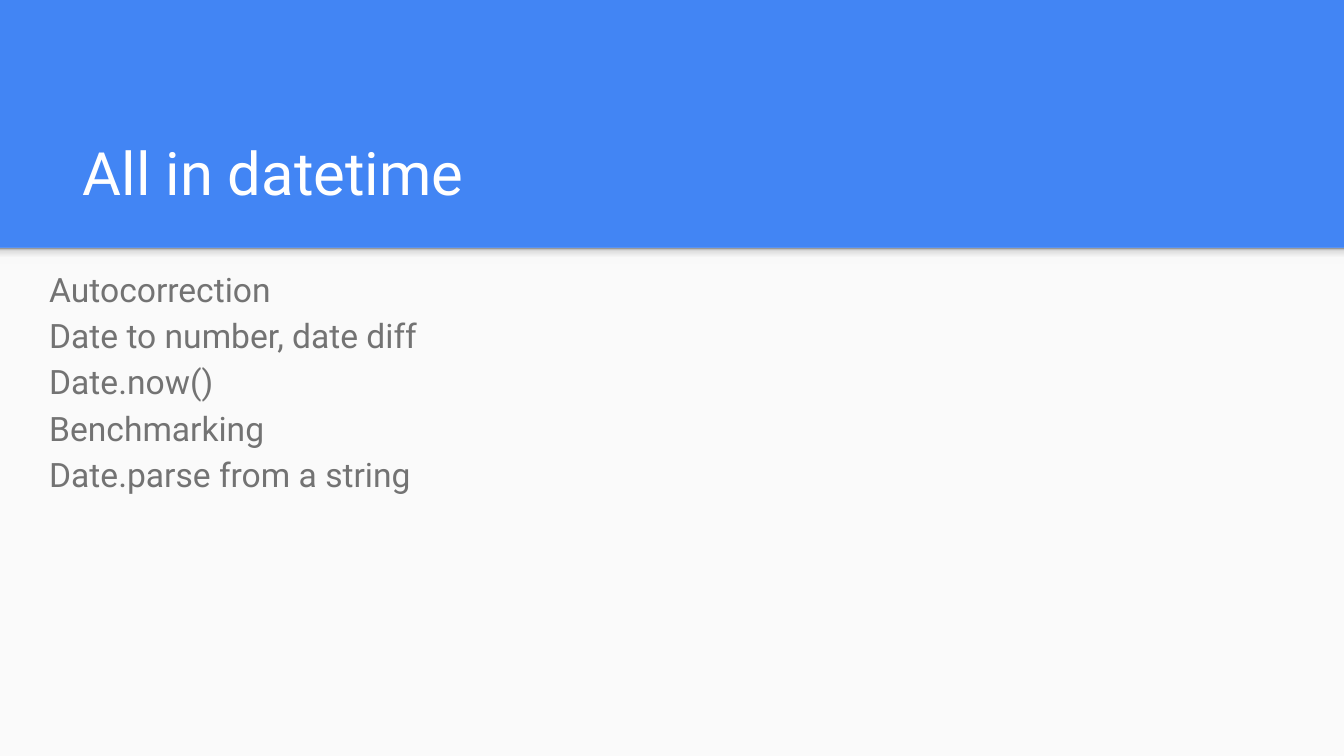
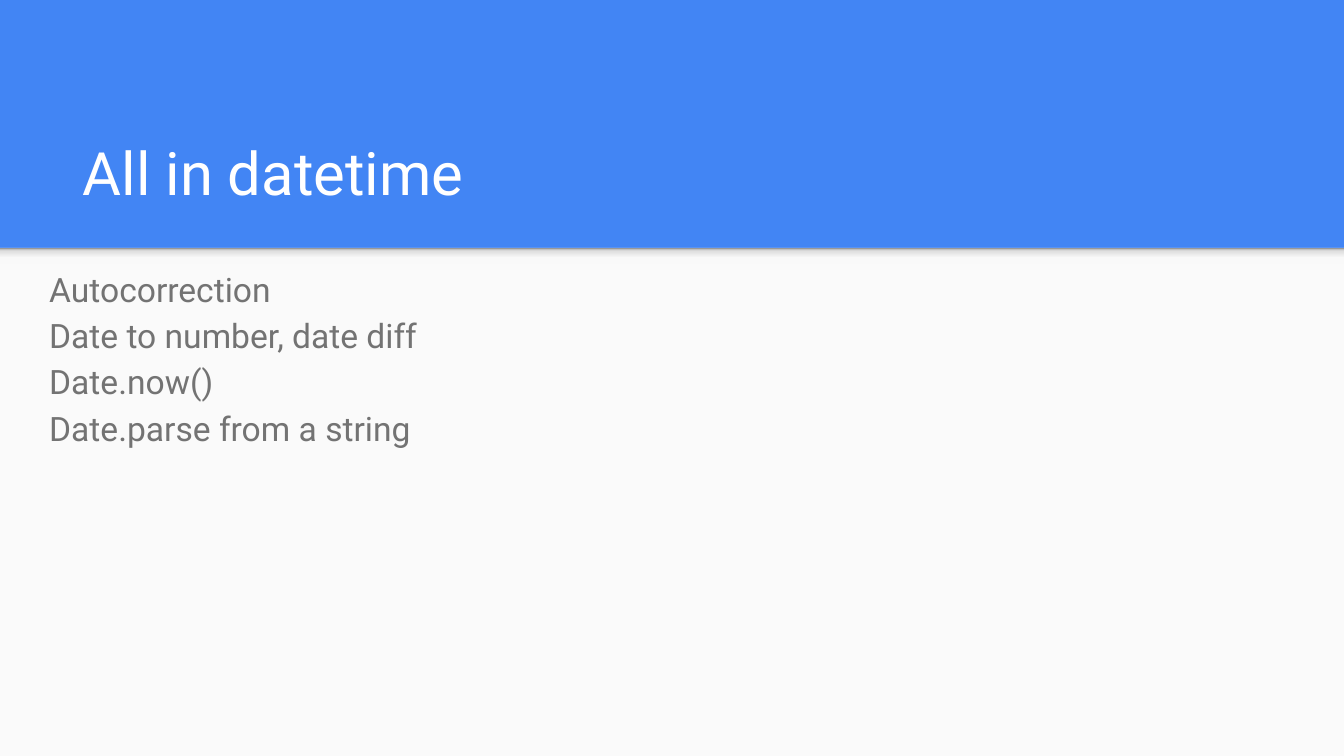
Before and after one commit to mdshohelrana/the-road-to-javascript, a slide deck: slide 18 of Class Content/Day 2/JavaScript Lesson 2.pptx. Drawn at 1344x756 pixels with LibreOffice and Linux fonts; fonts in the diff are those of the drawing. Boxes give left, top, right and bottom in pixels: in the first picture for what was removed or moved away, otherwise in the second. Text is boxed around its words. In the diff, an @@ line names an element or a change of style, - is before the commit and + after.

Commit message:
lecture-2-practice-of-conversion-string-number-and-datetime: remove the content from datetime sheet

```diff
--- a/Class Content/Day 2/JavaScript Lesson 2.pptx
+++ b/Class Content/Day 2/JavaScript Lesson 2.pptx
@@ text at (x1=49, y1=416, x2=264, y2=448): paragraph removed @@
-Benchmarking
```
